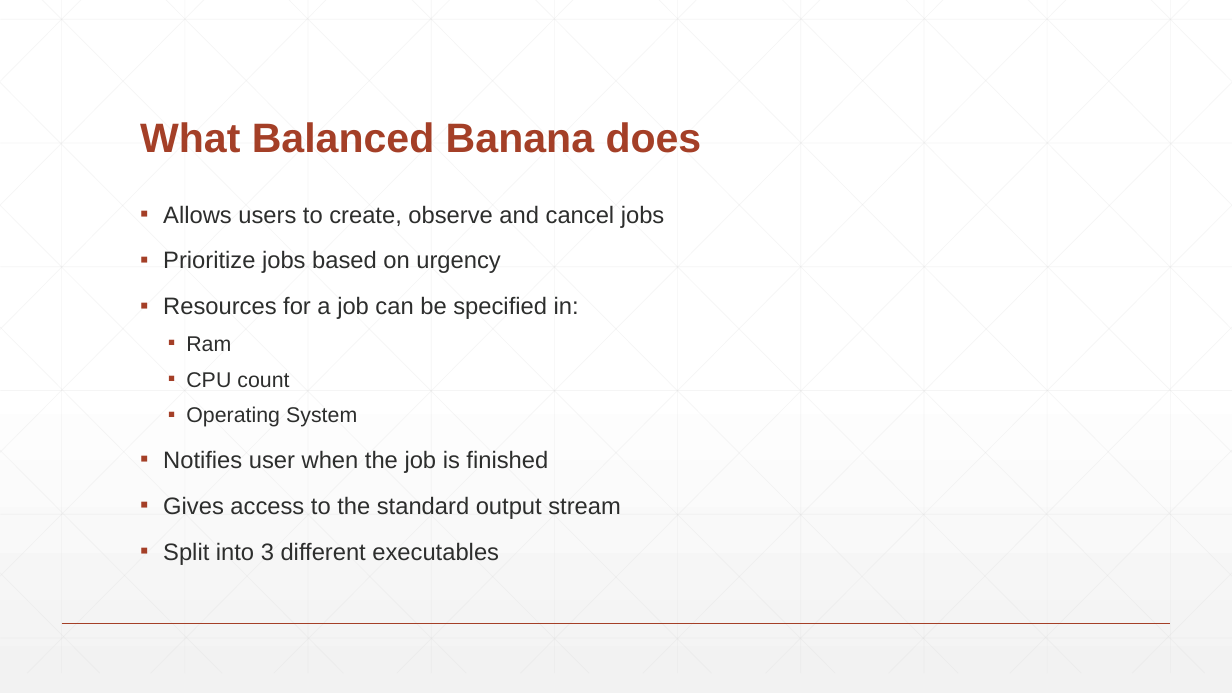
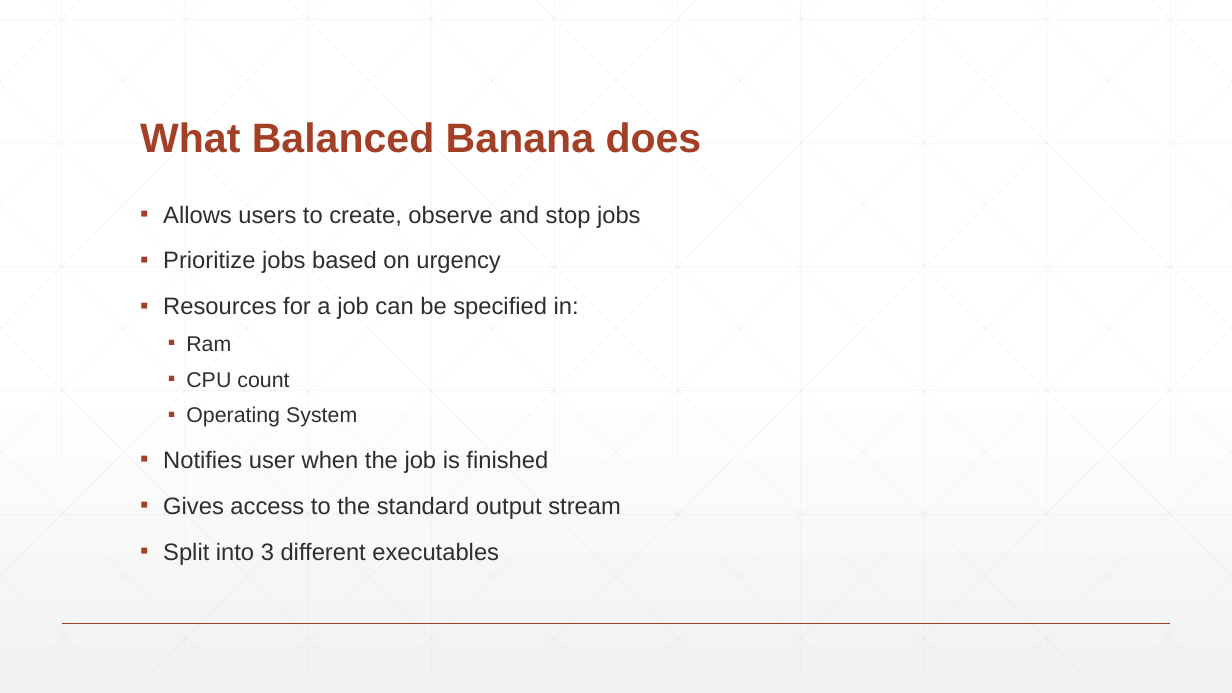
Before and after one commit to balancedbanana/Dokumentation, a slide deck: slide 9 of Abschluss/Presentation/Balanced Banana.pptm (slide 7 before the commit). Drawn at 1232x693 pixels with LibreOffice and Linux fonts; fonts in the diff are those of the drawing. Boxes give left, top, right and bottom in pixels: in the first picture for what was removed or moved away, otherwise in the second. Text is boxed around its words. In the diff, an @@ line names an element or a change of style, - is before the commit and + after.

```diff
--- a/Abschluss/Presentation/Balanced Banana.pptm
+++ b/Abschluss/Presentation/Balanced Banana.pptm
@@ text at <box>163,205,641,228</box>: text changed @@
-▪ Allows users to create, observe and cancel jobs
+▪ Allows users to create, observe and stop jobs
```
Also in this commit, not shown: 3 other slides changed, 3 slides added, 2 slides removed.
